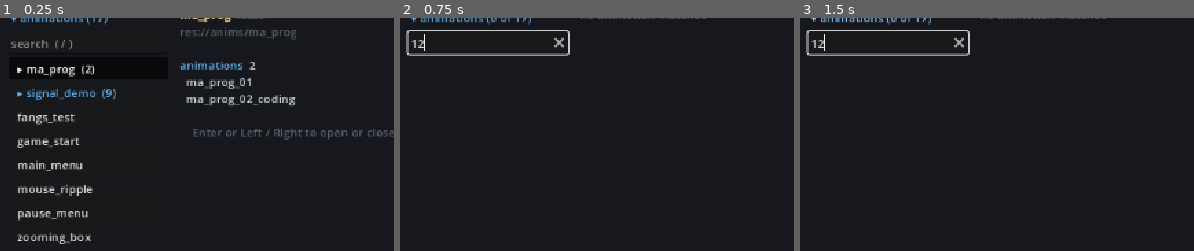
Above: before the commit, frames 1-3 (left to right).
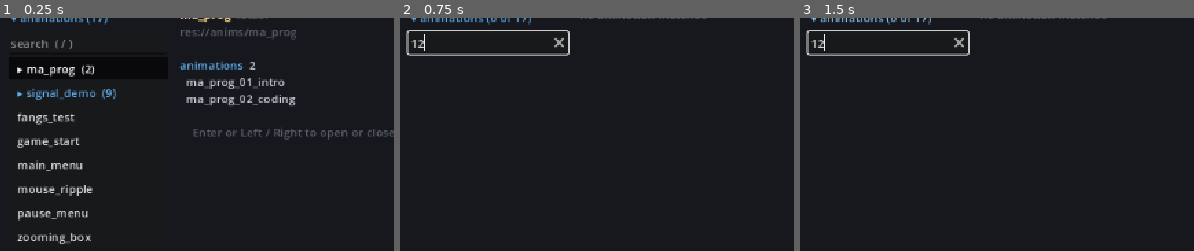
Above: after the commit, the same moments.

Repository: qvintopus/zen_animator_godot
Game: Godot game, scene res://zen_gallery.tscn
Same seed, same stepped clock (60 frames per second), same inputs: the game is played once before the commit and once after it.
Inputs (mouse positions are % of the whole screen's width and height, from its top left):
- Up to frame 1 (0.25 s): no input
- Up to frame 2 (0.75 s): click (11, 17) at 0.52 s; type "12" at 0.6 s
- Up to frame 3 (1.5 s): click "▾ animations (0 of 17)" at 1.25 s
The pictures show only the part of the screen within x 0-50%, y 11-61%; the shares and areas given below are measured in that part.

The runs differ from the first frame. In frame 1, 0.1% of the frame differs, in the area x 64-73%, y 25-31%; in frame 2, nothing differs; in frame 3, nothing differs.

Commit message:
ma_prog: fix typos, drop stray string, pause on the final frame, rename 01 to ma_prog_01_intro
Co-Authored-By: Claude Sonnet 5.5 <noreply@anthropic.com>

Diff:
--- a/anims/ma_prog/ma_prog_01.tscn
+++ b/anims/ma_prog/ma_prog_01_intro.tscn
@@ -10,7 +10,7 @@
 
 [sub_resource type="Resource" id="Resource_n8gkq"]
 script = ExtResource("2_v5427")
-entries = PackedStringArray("What Is Programming?", "What Is AI-assisted coding?", "in how many ways you can do each?", "Just like a tree grows its branches", "so can coding be in any direction", "> from low-level to high-level\n> with electronics or with websites\n> data warehouses or proxy services\n> consultation or solution implementation", "       Just like a cup of water\ncan be filled to different amounts", "so does AI-assistance is\nused at various amounts", "AI can assist with:\n> searching a knowledge base\n> learning to solve a problem\n> finding a problem    > solving the problem\n> never letting you see a problem\n> forgetting codebase", "coding", "coding w/ ai", "one fully done by someones hands and mind\n                while  …(151 unchanged characters)…
+entries = PackedStringArray("What Is Programming?", "What Is AI-assisted coding?", "in how many ways can you do each?", "Just like a tree grows its branches", "so can coding be in any direction", "> from low-level to high-level\n> with electronics or with websites\n> data warehouses or proxy services\n> consultation or solution implementation", "       Just like a cup of water\ncan be filled to different amounts", "so AI-assistance is\nused at various amounts", "AI can assist with:\n> searching a knowledge base\n> learning to solve a problem\n> finding a problem    > solving the problem\n> never letting you see a problem\n> forgetting codebase", "coding", "coding w/ ai", "one fully done by someone's hands and mind\n                while  …(151 unchanged characters)…
 
 [sub_resource type="Animation" id="Animation_y6s6d"]
 length = 12.0
@@ -1336,7 +1336,7 @@
 &"enter": SubResource("Animation_a1g1b")
 }
 
-[node name="ma_prog_01" type="Node2D" unique_id=1562597034]
+[node name="ma_prog_01_intro" type="Node2D" unique_id=1562597034]
 script = ExtResource("1_7ib76")
 strings = SubResource("Resource_n8gkq")
 clear_color = Color(0.1, 0.12, 0.16, 1)
--- a/anims/ma_prog/ma_prog_02_coding.tscn
+++ b/anims/ma_prog/ma_prog_02_coding.tscn
@@ -15,7 +15,7 @@
 
 [sub_resource type="Resource" id="Resource_50n0l"]
 script = ExtResource("2_gxjjr")
-entries = PackedStringArray("code (text)", "              co …(364 unchanged characters)… oding w/ ai", "codebase", "NEED", "CODE", "so does AI-assistance is\nused at various amounts")
+entries = PackedStringArray("code (text)", "              co …(364 unchanged characters)… oding w/ ai", "codebase", "NEED", "CODE")
 
 [sub_resource type="Animation" id="Animation_sv8v5"]
 length = 18.0
@@ -36,6 +36,10 @@
 "color": Color(1, 1, 1, 1),
 "name": &"pause_3",
 "time": 11.975283
+}, {
+"color": Color(1, 1, 1, 1),
+"name": &"pause_4",
+"time": 16.0
 }]
 tracks/0/type = "method"
 tracks/0/imported = false
@@ -1978,7 +1982,7 @@
 z_index = 1
 script = ExtResource("3_jtfem")
 strings = SubResource("Resource_50n0l")
-string_base = 14
+string_base = 9
 size_frac = Vector2(0.12, 0.1)
 color_base = Color(0.9607843, 0.9607843, 0.9607843, 1)
 elem_name = "t2"
--- a/tests/run_tests.gd
+++ b/tests/run_tests.gd
@@ -2399,7 +2399,7 @@
           "intro_end 0 means no marker at all")
 
     # Pause markers: pause_N[_once], read back in time order.
-    var pg: ZenCanvas = (load("res://anims/ma_prog/ma_prog_01.tscn") as PackedScene).instantiate()
+    var pg: ZenCanvas = (load("res://anims/ma_prog/ma_prog_01_intro.tscn") as PackedScene).instantiate()
     check(pg.pauses.size() == 4, "ma_prog_01's four pauses come back from markers (%d)" % pg.pauses.size())
     var pa := _zen_anim(pg)
     var first_t := float(pg.pauses[0]["t"])
@@ -2538,7 +2538,7 @@
 
 ## SPACE's job: release a held pause and keep playing INSIDE the section.
 func test_release_pause_keeps_section() -> void:
-    var c: ZenCanvas = (load("res://anims/ma_prog/ma_prog_01.tscn") as PackedScene).instantiate()
+    var c: ZenCanvas = (load("res://anims/ma_prog/ma_prog_01_intro.tscn") as PackedScene).instantiate()
     c.loop_smooth = false
     root.add_child(c)
     await process_frame
@@ -3607,7 +3607,7 @@
 ## the canvas and every text, entries at stable indices, and the stepped
 ## `string` track switches the label that game code reads.
 func test_string_pool_scenes() -> void:
-    var c: ZenCanvas = (load("res://anims/ma_prog/ma_prog_01.tscn") as PackedScene).instantiate()
+    var c: ZenCanvas = (load("res://anims/ma_prog/ma_prog_01_intro.tscn") as PackedScene).instantiate()
     c.live_playback = false
     var texts := ZenStringOps.texts(c)
     check(c.strings != null and texts.size() == 3, "ma_prog_01 has a pool and three texts")
@@ -3629,7 +3629,7 @@
     check(seen.size() == 1, "no text_changed while the words stay")
     c.pose(7.0)
     check(t1.text == "coding w/ ai", "...and again at 6.6s")
-    check(not FileAccess.get_file_as_string("res://anims/ma_prog/ma_prog_01.tscn").contains("\ntext = "),
+    check(not FileAccess.get_file_as_string("res://anims/ma_prog/ma_prog_01_intro.tscn").contains("\ntext = "),
           "the label is not stored in the scene")
     c.free()
 
@@ -3637,8 +3637,8 @@
     c2.live_playback = false
     check(c2.strings.at(9) == "coding" and c2.strings.at(13) == "CODE", "a full pool keeps its indices")
     var t2 := ZenElemOps.find(c2, "t2") as ZenText
-    check(t2.string_base == 14 and c2.strings.at(14).begins_with("so does AI"),
-          "t2's own words are entry #14 (%d)" % t2.string_base)
+    check(t2.string_base == 9 and c2.strings.entries.size() == 14,
+          "t2 rests on 'coding' and the pool has no stray entry (%d)" % t2.string_base)
     check(ZenStringOps.holes(c2).is_empty(), "a full pool has no holes (%d)" % ZenStringOps.holes(c2).size())
     c2.free()
 
@@ -3704,8 +3704,8 @@
 ## The pool is ONE instance per canvas through every copy the editor makes:
 ## open, snapshot/restore, element duplicate and save/load.
 func test_string_pool_shared() -> void:
-    var cached: ZenCanvas = (load("res://anims/ma_prog/ma_prog_01.tscn") as PackedScene).instantiate()
-    var o := ZenSceneOps.open("res://anims/ma_prog/ma_prog_01.tscn")
+    var cached: ZenCanvas = (load("res://anims/ma_prog/ma_prog_01_intro.tscn") as PackedScene).instantiate()
+    var o := ZenSceneOps.open("res://anims/ma_prog/ma_prog_01_intro.tscn")
     var shared_by := func(c: ZenCanvas) -> bool:
         return ZenStringOps.texts(c).all(func(t): return (t as ZenText).strings == c.strings)
     check(o.strings != cached.strings and shared_by.call(o), "open gives the canvas its own shared pool")
@@ -4121,7 +4121,7 @@
     c.queue_free()
 
     # Pause markers: resume() releases the hold.
-    var p: ZenCanvas = (load("res://anims/ma_prog/ma_prog_01.tscn") as PackedScene).instantiate()
+    var p: ZenCanvas = (load("res://anims/ma_prog/ma_prog_01_intro.tscn") as PackedScene).instantiate()
     root.add_child(p)
     await process_frame
     p.advance_pauses(0.0, float(p.pauses[0]["t"]))
@@ -4226,9 +4226,9 @@
     f.close()
     var s := ZenGodotExport.Settings.new()
     s.target_dir = dir
-    var r := ZenGodotExport.export_chain(["ma_prog_01", "pause_menu"], s)
+    var r := ZenGodotExport.export_chain(["ma_prog_01_intro", "pause_menu"], s)
     check(bool(r["ok"]), "godot export: standalone chain exports (%s)" % r["error"])
-    var scene := FileAccess.get_file_as_string(dir.path_join("zen/ma_prog_01.tscn"))
+    var scene := FileAccess.get_file_as_string(dir.path_join("zen/ma_prog_01_intro.tscn"))
     check(scene.contains("res://zen/shapes/ai_icon_128.tres"), "godot export: shapes re-pathed into the subfolder")
     check(FileAccess.file_exists(dir.path_join("zen/shapes/ai_icon_128.tres")), "godot export: and copied")
     check(FileAccess.file_exists(dir.path_join("zen/zen_runtime/runtime/zen_canvas.gd")), "godot export: runtime copied")
@@ -4247,14 +4247,14 @@
         if leaks:
             check(false, "godot export: %s still points into this project" % path)
     var notes := FileAccess.get_file_as_string(dir.path_join("zen/README.txt"))
-    check(notes.contains("res://zen/ma_prog_01.tscn") and notes.contains("res://zen/pause_menu.tscn")
+    check(notes.contains("res://zen/ma_prog_01_intro.tscn") and notes.contains("res://zen/pause_menu.tscn")
           and notes.contains(ZenGodotExport.extends_line(s)) and notes.contains("nothing to copy"),
           "godot export: README.txt lists the scenes, the extends line and the steps")
     check(notes.contains("pause marker(s)"), "godot export: README.txt notes pause_menu's pause marker")
     check(notes.contains("exit - from code only, ends the scene"),
           "godot export: README.txt says what triggers each signal")
     var count := (r["files"] as Array).size()
-    var r2 := ZenGodotExport.export_chain(["ma_prog_01", "pause_menu"], s)
+    var r2 := ZenGodotExport.export_chain(["ma_prog_01_intro", "pause_menu"], s)
     check((r2["files"] as Array).size() == count, "godot export: re-export rewrites the same files")
 
     s.mode = ZenGodotExport.Mode.PLUGIN
Not shown, changed: VISUAL_CHECKS.md
